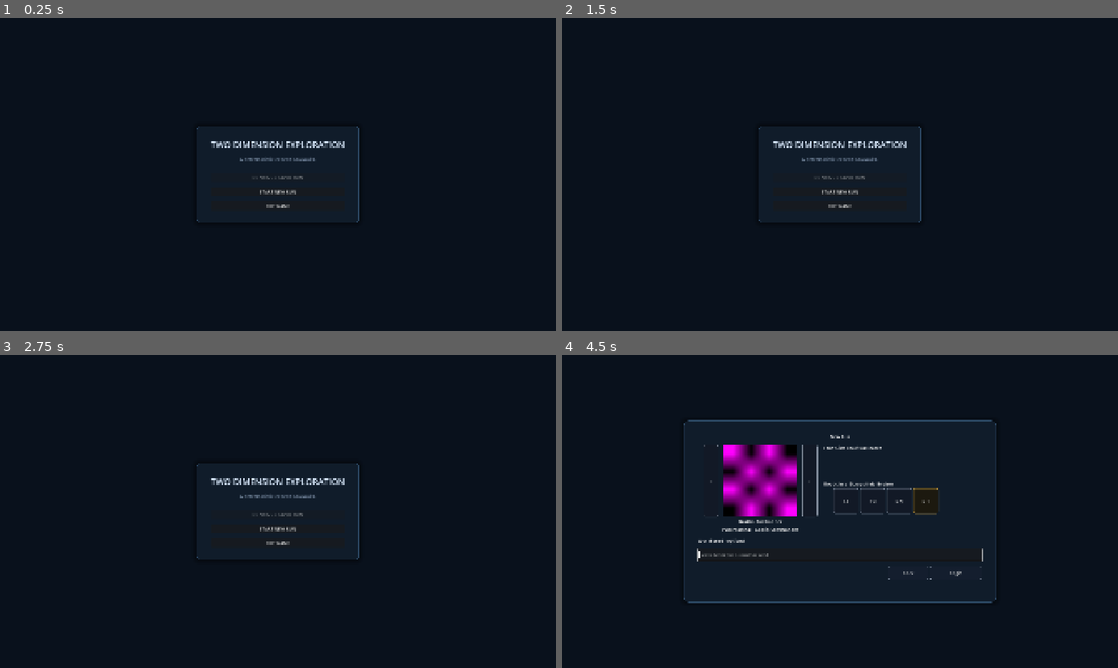
Above: before the commit, frames 1-4 (two rows, left to right).
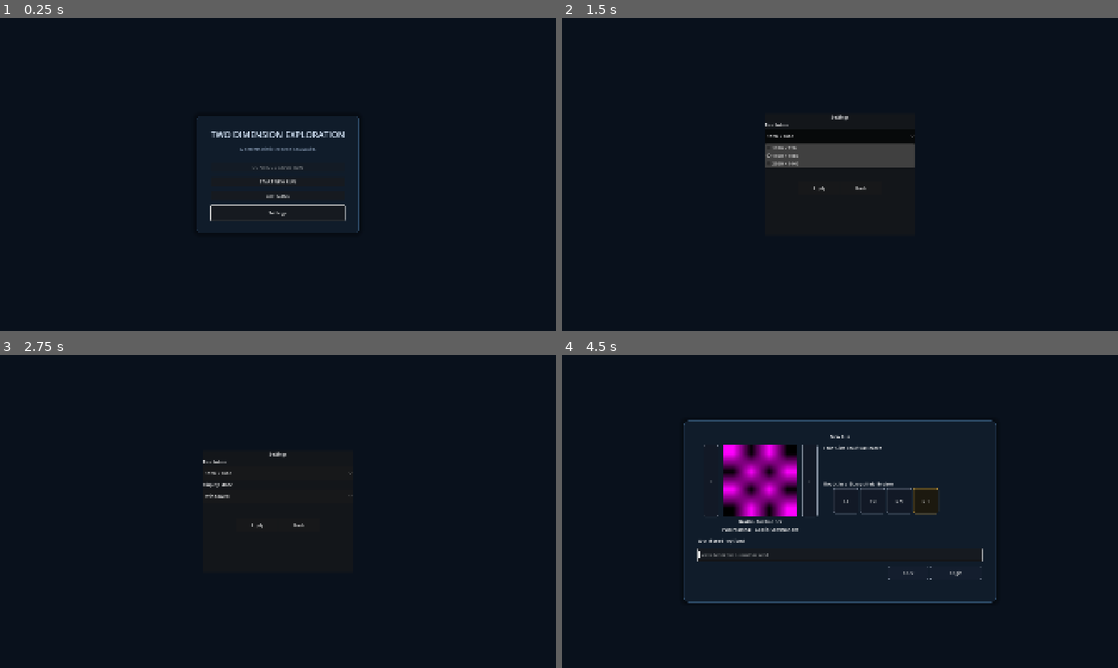
Above: after the commit, the same moments.

Repository: Poostaq/two-dimensional-experiment
Game: Godot game, scene res://Scenes/world_run_start.tscn
Same seed, same stepped clock (60 frames per second), same inputs: the game is played once before the commit and once after it. The engine's default icon, where the game draws it, is replaced by a stand-in: a white triangle on a blue panel in a dark square.
Inputs (mouse positions are in pixels of both pictures, inside the frame that each line leads up to):
- Up to frame 1 (0.25 s): no input
- Up to frame 2 (1.5 s): click (840, 212) at 0.5 s, where only the run after the commit has a clickable "Settings"; click (840, 136) at 1.25 s, where only the run after the commit has a clickable "1920 × 1080"
- Up to frame 3 (2.75 s): click (278, 495) at 2 s, where only the run after the commit has a clickable "Windowed"
- Up to frame 4 (4.5 s): click (817, 524) at 2.75 s, where only the run after the commit has a clickable "Apply"; click "Back" at 3.5 s; click "START NEW RUN" at 4.25 s

The runs differ from the first frame. In frame 1, 1.5% of the frame differs, in the area x 35-65%, y 31-69%; in frame 2, 3.6%, in the area x 35-65%, y 30-66%; in frame 3, 1.1%; in frame 4, nothing differs.

Commit message:
feat: add main menu display settings screen

Diff:
--- a/Scenes/world_run_start.tscn
+++ b/Scenes/world_run_start.tscn
@@ -557,6 +557,12 @@
 layout_mode = 2
 text = "EXIT GAME"
 
+[node name="SettingsButton" type="Button" parent="MainCenter/MainScreen/MainMargin/MainContent" unique_id=1851526908]
+unique_name_in_owner = true
+custom_minimum_size = Vector2(360, 52)
+layout_mode = 2
+text = "Settings"
+
 [node name="NewRunCenter" type="CenterContainer" parent="." unique_id=324202246]
 layout_mode = 0
 anchor_right = 1.0
@@ -822,3 +828,77 @@
 custom_minimum_size = Vector2(316, 0)
 layout_mode = 2
 autowrap_mode = 3
+
+[node name="SettingsCenter" type="CenterContainer" parent="." unique_id=1740887688]
+visible = false
+layout_mode = 0
+anchor_right = 1.0
+anchor_bottom = 1.0
+mouse_filter = 2
+
+[node name="SettingsScreen" type="PanelContainer" parent="SettingsCenter" unique_id=1161100941]
+unique_name_in_owner = true
+custom_minimum_size = Vector2(520, 420)
+layout_mode = 2
+
+[node name="SettingsMargin" type="MarginContainer" parent="SettingsCenter/SettingsScreen" unique_id=1477428154]
+layout_mode = 2
+
+[node name="SettingsVBox" type="VBoxContainer" parent="SettingsCenter/SettingsScreen/SettingsMargin" unique_id=1359249228]
+layout_mode = 2
+
+[node name="SettingsTitle" type="Label" parent="SettingsCenter/SettingsScreen/SettingsMargin/SettingsVBox" unique_id=1622099705]
+layout_mode = 2
+text = "Settings"
+horizontal_alignment = 1
+
+[node name="ResolutionLabel" type="Label" parent="SettingsCenter/SettingsScreen/SettingsMargin/SettingsVBox" unique_id=2061710985]
+layout_mode = 2
+text = "Resolution"
+
+[node name="ResolutionOption" type="OptionButton" parent="SettingsCenter/SettingsScreen/SettingsMargin/SettingsVBox" unique_id=1941497423]
+unique_name_in_owner = true
+custom_minimum_size = Vector2(0, 48)
+layout_mode = 2
+selected = 1
+item_count = 3
+popup/item_0/id = 0
+popup/item_1/id = 1
+popup/item_2/id = 2
+
+[node name="DisplayModeLabel" type="Label" parent="SettingsCenter/SettingsScreen/SettingsMargin/SettingsVBox" unique_id=1929680096]
+layout_mode = 2
+text = "Display Mode"
+
+[node name="DisplayModeOption" type="OptionButton" parent="SettingsCenter/SettingsScreen/SettingsMargin/SettingsVBox" unique_id=1926608261]
+unique_name_in_owner = true
+custom_minimum_size = Vector2(0, 48)
+layout_mode = 2
+selected = 0
+item_count = 2
+popup/item_0/id = 0
+popup/item_1/id = 1
+
+[node name="SettingsStatusLabel" type="Label" parent="SettingsCenter/SettingsScreen/SettingsMargin/SettingsVBox" unique_id=327473466]
+unique_name_in_owner = true
+custom_minimum_size = Vector2(0, 44)
+layout_mode = 2
+horizontal_alignment = 1
+vertical_alignment = 1
+autowrap_mode = 2
+
+[node name="SettingsButtons" type="HBoxContainer" parent="SettingsCenter/SettingsScreen/SettingsMargin/SettingsVBox" unique_id=566182653]
+layout_mode = 2
+alignment = 1
+
+[node name="ApplySettingsButton" type="Button" parent="SettingsCenter/SettingsScreen/SettingsMargin/SettingsVBox/SettingsButtons" unique_id=1909923998]
+unique_name_in_owner = true
+custom_minimum_size = Vector2(140, 48)
+layout_mode = 2
+text = "Apply"
+
+[node name="BackSettingsButton" type="Button" parent="SettingsCenter/SettingsScreen/SettingsMargin/SettingsVBox/SettingsButtons" unique_id=1893672213]
+unique_name_in_owner = true
+custom_minimum_size = Vector2(140, 48)
+layout_mode = 2
+text = "Back"
--- a/Scripts/Run/world_production_launcher.gd
+++ b/Scripts/Run/world_production_launcher.gd
@@ -50,6 +50,7 @@
 @onready var _background: ColorRect = $Background
 @onready var _main_center: CenterContainer = $MainCenter
 @onready var _new_run_center: CenterContainer = $NewRunCenter
+@onready var _settings_center: CenterContainer = $SettingsCenter
 @onready var _main_screen: Control = %MainScreen
 @onready var _new_run_screen: Control = %NewRunScreen
 @onready var _overwrite_screen: Control = %OverwriteScreen
@@ -57,7 +58,14 @@
 @onready var _overwrite_center: CenterContainer = $OverwriteCenter
 @onready var _continue_button: Button = %ContinueButton
 @onready var _start_new_run_button: Button = %StartNewRunButton
+@onready var _settings_button: Button = %SettingsButton
 @onready var _exit_button: Button = %ExitButton
+@onready var _settings_screen: Control = %SettingsScreen
+@onready var _resolution_option: OptionButton = %ResolutionOption
+@onready var _display_mode_option: OptionButton = %DisplayModeOption
+@onready var _apply_settings_button: Button = %ApplySettingsButton
+@onready var _back_settings_button: Button = %BackSettingsButton
+@onready var _settings_status_label: Label = %SettingsStatusLabel
 @onready var _seed_input: LineEdit = %SeedInput
 @onready var _begin_button: Button = %BeginButton
 @onready var _back_button: Button = %BackButton
@@ -108,11 +116,16 @@
 func _ready() -> void:
     var display_load: Dictionary = _display_settings.call("load_and_apply")
     _settings_load_status = display_load.get("load_status", &"defaults_restored")
+    _populate_settings_options()
+    _configure_settings_focus()
     get_viewport().size_changed.connect(_fit_to_viewport)
     _fit_to_viewport()
     _continue_button.pressed.connect(on_continue_pressed)
     _start_new_run_button.pressed.connect(on_start_new_run_pressed)
+    _settings_button.pressed.connect(on_settings_pressed)
     _exit_button.pressed.connect(on_exit_pressed)
+    _apply_settings_button.pressed.connect(on_apply_settings_pressed)
+    _back_settings_button.pressed.connect(on_back_settings_pressed)
     _begin_button.pressed.connect(on_start_pressed)
     _back_button.pressed.connect(on_back_pressed)
     _previous_commander_button.pressed.connect(on_previous_commander_pressed)
@@ -257,6 +270,39 @@
     open_new_run()
 
 
+func on_settings_pressed() -> void:
+    open_settings()
+
+
+func on_apply_settings_pressed() -> void:
+    var resolutions: Array = _display_settings.call("get_supported_resolutions")
+    var modes: Array = _display_settings.call("get_supported_modes")
+    if (
+        _resolution_option.selected < 0
+        or _resolution_option.selected >= resolutions.size()
+        or _display_mode_option.selected < 0
+        or _display_mode_option.selected >= modes.size()
+    ):
+        _settings_status_label.text = "Unable to apply unsupported display settings."
+        return
+    var resolution: Vector2i = resolutions[_resolution_option.selected]
+    var mode: int = int(modes[_display_mode_option.selected])
+    var result := apply_display_settings(resolution, mode)
+    if not bool(result.get("ok", false)):
+        _settings_status_label.text = "Unable to apply unsupported display settings."
+    elif not bool(result.get("save_ok", false)):
+        _settings_status_label.text = (
+            "Display changed, but settings could not be saved. Try Apply again."
+        )
+    else:
+        _settings_load_status = &"ok"
+        _settings_status_label.text = "Display settings applied."
+
+
+func on_back_settings_pressed() -> void:
+    back_from_settings()
+
+
 func on_exit_pressed() -> void:
     request_exit()
 
@@ -325,15 +371,65 @@
 func _show_screen(screen: int) -> void:
     _main_screen.visible = screen == int(Screen.MAIN)
     _new_run_screen.visible = screen == int(Screen.NEW_RUN)
+    _settings_center.visible = screen == int(Screen.SETTINGS)
+    _settings_screen.visible = screen == int(Screen.SETTINGS)
     var show_overwrite := screen == int(Screen.OVERWRITE_CONFIRM)
     _overwrite_screen.visible = show_overwrite
     _overwrite_dimmer.visible = show_overwrite
     _overwrite_center.visible = show_overwrite
     if screen == int(Screen.MAIN):
         _refresh_continue_button()
+        _settings_button.grab_focus()
     elif screen == int(Screen.NEW_RUN):
         _refresh_commander_ui()
         _seed_input.grab_focus()
+    elif screen == int(Screen.SETTINGS):
+        _sync_settings_controls()
+        _resolution_option.grab_focus()
+
+
+func _populate_settings_options() -> void:
+    _resolution_option.clear()
+    for label: String in ["1280 × 720", "1920 × 1080", "2560 × 1440"]:
+        _resolution_option.add_item(label)
+    _display_mode_option.clear()
+    for label: String in ["Windowed", "Fullscreen"]:
+        _display_mode_option.add_item(label)
+
+
+func _configure_settings_focus() -> void:
+    _resolution_option.focus_neighbor_bottom = _resolution_option.get_path_to(
+        _display_mode_option
+    )
+    _display_mode_option.focus_neighbor_top = _display_mode_option.get_path_to(
+        _resolution_option
+    )
+    _display_mode_option.focus_neighbor_bottom = _display_mode_option.get_path_to(
+        _apply_settings_button
+    )
+    _apply_settings_button.focus_neighbor_top = _apply_settings_button.get_path_to(
+        _display_mode_option
+    )
+    _apply_settings_button.focus_neighbor_right = _apply_settings_button.get_path_to(
+        _back_settings_button
+    )
+    _back_settings_button.focus_neighbor_left = _back_settings_button.get_path_to(
+        _apply_settings_button
+    )
+
+
+func _sync_settings_controls() -> void:
+    var config := get_display_settings_config()
+    var resolutions: Array = _display_settings.call("get_supported_resolutions")
+    var modes: Array = _display_settings.call("get_supported_modes")
+    _resolution_option.select(resolutions.find(config.get("resolution", Vector2i.ZERO)))
+    _display_mode_option.select(modes.find(int(config.get("mode", -1))))
+    if _settings_load_status == &"defaults_restored":
+        _settings_status_label.text = (
+            "Saved display settings could not be loaded. Defaults restored."
+        )
+    elif not _settings_status_label.text.begins_with("Display changed"):
+        _settings_status_label.text = ""
 
 
 func _refresh_commander_ui() -> void:
@@ -466,6 +562,7 @@
     _background.visible = value
     _main_center.visible = value
     _new_run_center.visible = value
+    _settings_center.visible = value and _screen == Screen.SETTINGS
     if not value:
         _overwrite_dimmer.hide()
         _overwrite_center.hide()
--- a/Tests/UI/test_world_run_start_scene.gd
+++ b/Tests/UI/test_world_run_start_scene.gd
@@ -5,7 +5,14 @@
 const REQUIRED_UNIQUE_NODES: Array[StringName] = [
     &"ContinueButton",
     &"StartNewRunButton",
+    &"SettingsButton",
     &"ExitButton",
+    &"SettingsScreen",
+    &"ResolutionOption",
+    &"DisplayModeOption",
+    &"ApplySettingsButton",
+    &"BackSettingsButton",
+    &"SettingsStatusLabel",
     &"SeedInput",
     &"CommanderPortrait",
     &"PreviousCommanderButton",
@@ -32,6 +39,47 @@
 var _failures: int = 0
 
 
+class DisplaySettingsSpy:
+    extends RefCounted
+
+    var committed: Dictionary = {"resolution": Vector2i(1920, 1080), "mode": 0}
+    var apply_count: int = 0
+
+
+    func get_supported_resolutions() -> Array[Vector2i]:
+        return [
+            Vector2i(1280, 720),
+            Vector2i(1920, 1080),
+            Vector2i(2560, 1440),
+        ]
+
+
+    func get_supported_modes() -> Array[int]:
+        return [0, 1]
+
+
+    func load_and_apply() -> Dictionary:
+        return {
+            "ok": true,
+            "load_status": &"missing",
+            "config": committed.duplicate(true),
+        }
+
+
+    func get_committed_config() -> Dictionary:
+        return committed.duplicate(true)
+
+
+    func apply_and_save(resolution: Vector2i, mode: int) -> Dictionary:
+        apply_count += 1
+        committed = {"resolution": resolution, "mode": mode}
+        return {
+            "ok": true,
+            "save_ok": true,
+            "config": committed.duplicate(true),
+        }
+
+
 func _init() -> void:
     call_deferred("_run")
 
@@ -44,6 +92,8 @@
     var packed := load(SCENE_PATH) as PackedScene
     var launcher := packed.instantiate() as Control
     _expect(is_instance_valid(launcher), "run-start scene instantiates")
+    if is_instance_valid(launcher):
+        launcher.set("_display_settings", DisplaySettingsSpy.new())
     if not is_instance_valid(launcher):
         _finish()
         return
@@ -93,6 +143,51 @@
         _finish()
         return
     root.add_child(launcher)
+    await process_frame
+    var settings_button := launcher.get_node("%SettingsButton") as Button
+    var settings_screen := launcher.get_node("%SettingsScreen") as Control
+    var resolution := launcher.get_node("%ResolutionOption") as OptionButton
+    var display_mode := launcher.get_node("%DisplayModeOption") as OptionButton
+    var apply_settings := launcher.get_node("%ApplySettingsButton") as Button
+    var back_settings := launcher.get_node("%BackSettingsButton") as Button
+    _expect(resolution.item_count == 3, "resolution selector has exactly three choices")
+    _expect(resolution.get_item_text(0) == "1280 × 720", "first resolution is 1280x720")
+    _expect(resolution.get_item_text(1) == "1920 × 1080", "second resolution is 1920x1080")
+    _expect(resolution.get_item_text(2) == "2560 × 1440", "third resolution is 2560x1440")
+    _expect(display_mode.item_count == 2, "mode selector has exactly two choices")
+    _expect(display_mode.get_item_text(0) == "Windowed", "Windowed is first")
+    _expect(display_mode.get_item_text(1) == "Fullscreen", "Fullscreen is second")
+    settings_button.pressed.emit()
+    await process_frame
+    _expect(settings_screen.visible, "Settings button opens Settings screen")
+    _expect(not main_screen.visible, "Settings hides Main screen")
+    _expect(resolution.selected == 1, "default resolution is 1920x1080")
+    _expect(display_mode.selected == 0, "default display mode is Windowed")
+    var viewport_rect := Rect2(Vector2.ZERO, launcher.get_viewport_rect().size)
+    for control: Control in [resolution, display_mode, apply_settings, back_settings]:
+        _expect(
+            viewport_rect.encloses(control.get_global_rect()),
+            "%s fits inside the viewport" % control.name
+        )
+    resolution.select(2)
+    display_mode.select(1)
+    back_settings.pressed.emit()
+    await process_frame
+    settings_button.pressed.emit()
+    await process_frame
+    _expect(resolution.selected == 1, "Back discards pending resolution")
+    _expect(display_mode.selected == 0, "Back discards pending mode")
+    resolution.select(0)
+    display_mode.select(1)
+    apply_settings.pressed.emit()
+    await process_frame
+    back_settings.pressed.emit()
+    await process_frame
+    settings_button.pressed.emit()
+    await process_frame
+    _expect(resolution.selected == 0, "Apply commits selected resolution")
+    _expect(display_mode.selected == 1, "Apply commits selected mode")
+    back_settings.pressed.emit()
     await process_frame
     launcher.call("open_new_run")
     await process_frame
